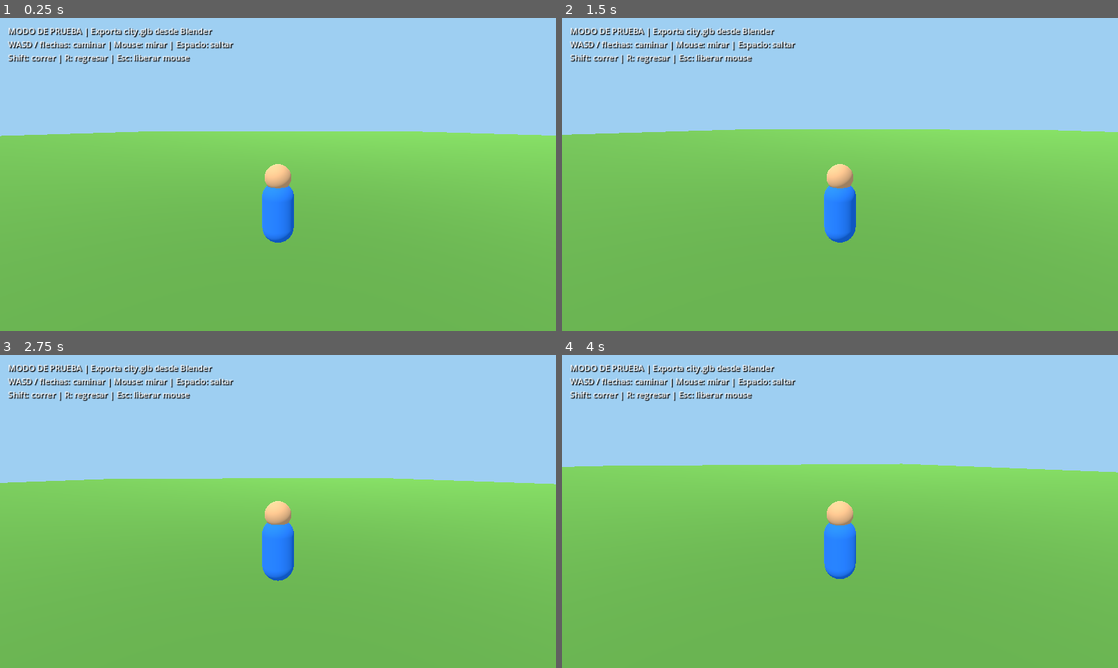
Above: before the commit, frames 1-4 (two rows, left to right).
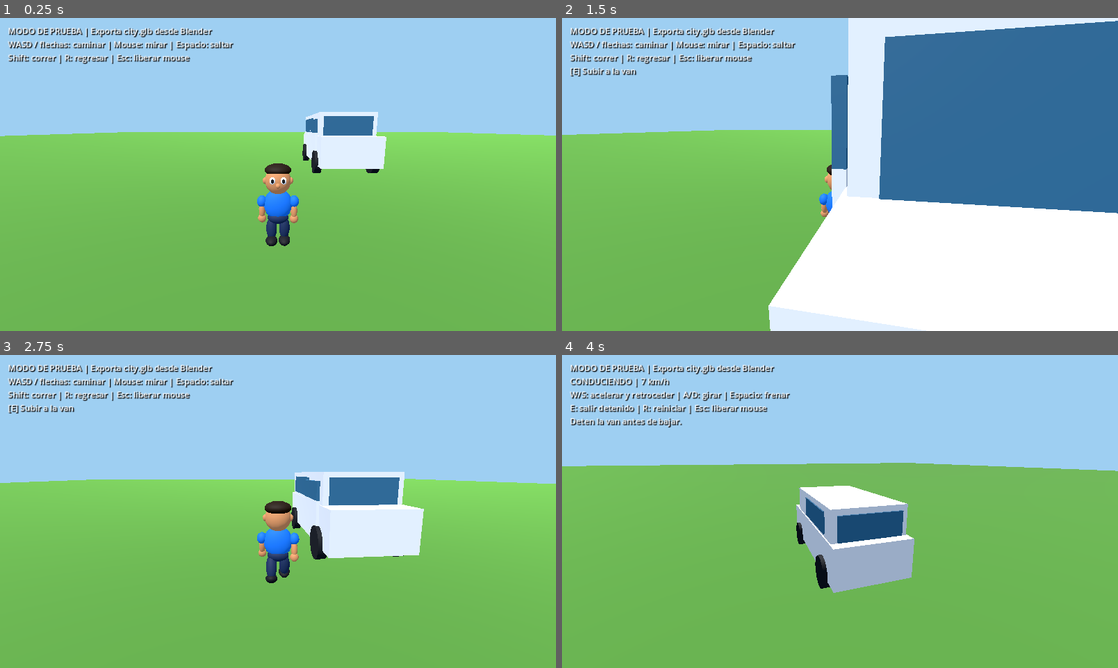
Above: after the commit, the same moments.

Repository: valdy247/mycity
Game: Godot game, scene res://main.tscn
Same seed, same stepped clock (60 frames per second), same inputs: the game is played once before the commit and once after it.
Inputs (mouse positions are in pixels of both pictures, inside the frame that each line leads up to):
- Up to frame 1 (0.25 s): no input
- Up to frame 2 (1.5 s): tap Enter at 0.5 s; move the mouse to (867, 174) at 0.52 s; hold Shift 0.53-1.28 s; hold W from 0.53 s (still down); tap E at 0.6 s; click (867, 174) at 0.67 s; tap Space at 0.77, 1.07 s; move the mouse to (812, 174) at 1.27 s; tap Shift at 1.35 s; click (812, 174) at 1.42 s
- Up to frame 3 (2.75 s): keep holding W; tap Space at 1.52, 1.82 s; tap R at 1.55, 2.1 s; move the mouse to (289, 505) at 2.02 s; hold Space from 2.03 s (still down); click (289, 505) at 2.17 s
- Up to frame 4 (4 s): keep holding W; move the mouse to (834, 517) at 2.77 s; release Space at 2.78 s; tap Space at 2.85, 3.02, 3.32, 3.77 s; click (834, 517) at 2.92 s; tap E at 3.05, 3.6 s; move the mouse to (878, 514) at 3.52 s; hold Shift from 3.53 s (still down); click (878, 514) at 3.67 s

The runs differ from the first frame. In frame 1, 3.7% of the frame differs, in the area x 0-98%, y 30-73%; in frame 2, 54%, in the area x 1-100%, y 0-100%; in frame 3, 7.0%; in frame 4, 14%.

Commit message:
Add cartoon avatar, procedural walking animation and arcade van driving

Diff:
--- a/game/main.gd
+++ b/game/main.gd
@@ -1,7 +1,7 @@
 extends Node3D
 # First playable local prototype. Static world, third-person movement.
 const CITY_PATH = "res://city.glb"
-const SPAWN = Vector3(-1.5, 1.0, 30.0)
+const SPAWN = Vector3(-2.4, 1.0, 5.5)
 var player: CharacterBody3D
 var pivot: Node3D
 var arm: SpringArm3D
@@ -10,6 +10,22 @@
 var pitch := -0.20
 var status: Label
 var city_loaded := false
+var van: CharacterBody3D
+var van_visual: Node3D
+var driver_door: Node3D
+var door_closed := 0.0
+var door_tween: Tween
+var driving := false
+var drive_speed := 0.0
+var interact_requested := false
+var reset_requested := false
+var limb_arms: Array[Node3D] = []
+var limb_legs: Array[Node3D] = []
+var step_phase := 0.0
+var player_shape: CollisionShape3D
+var van_home := Transform3D.IDENTITY
+var exit_message := ""
+var message_time := 0.0
 
 func _ready() -> void:
 	var env := Environment.new()
@@ -31,10 +47,12 @@
 		if packed != null:
 			var city := packed.instantiate()
 			add_child(city)
+			_install_city_van(city)
 			_add_world_collision(city)
 			city_loaded = true
 	if not city_loaded:
 		_make_demo_floor()
+		_make_demo_van()
 	_make_player()
 	_make_hud()
 	Input.mouse_mode = Input.MOUSE_MODE_CAPTURED
@@ -86,28 +104,10 @@
 	capsule.height = 1.6
 	col.shape = capsule
 	player.add_child(col)
+	player_shape = col
 	avatar = Node3D.new()
 	player.add_child(avatar)
-	var body := MeshInstance3D.new()
-	var body_mesh := CapsuleMesh.new()
-	body_mesh.radius = 0.32
-	body_mesh.height = 1.25
-	body.mesh = body_mesh
-	var blue := StandardMaterial3D.new()
-	blue.albedo_color = Color(0.12, 0.48, 0.93)
-	body.material_override = blue
-	body.position.y = -0.12
-	avatar.add_child(body)
-	var head := MeshInstance3D.new()
-	var sphere := SphereMesh.new()
-	sphere.radius = 0.26
-	sphere.height = 0.52
-	head.mesh = sphere
-	var skin := StandardMaterial3D.new()
-	skin.albedo_color = Color(0.92, 0.70, 0.48)
-	head.material_override = skin
-	head.position.y = 0.59
-	avatar.add_child(head)
+	_make_cartoon_avatar()
 	pivot = Node3D.new()
 	pivot.position.y = 0.65
 	player.add_child(pivot)
@@ -122,6 +122,8 @@
 	add_child(player)
 	player.position = SPAWN
 	arm.add_excluded_object(player.get_rid())
+	if van != null:
+		arm.add_excluded_object(van.get_rid())
 	cam.current = true
 	pivot.rotation = Vector3(pitch, yaw, 0)
 
@@ -134,18 +136,17 @@
 	status.add_theme_color_override("font_shadow_color", Color.BLACK)
 	status.add_theme_constant_override("shadow_offset_x", 2)
 	status.add_theme_constant_override("shadow_offset_y", 2)
-	var title := "VALDY JR TV | Explora tu ciudad"
-	if not city_loaded:
-		title = "MODO DE PRUEBA | Exporta city.glb desde Blender"
-	status.text = title + "\nWASD / flechas: caminar | Mouse: mirar | Espacio: saltar\nShift: correr | R: regresar | Esc: liberar mouse"
 	canvas.add_child(status)
+	_update_hud()
 
 func _unhandled_input(event: InputEvent) -> void:
 	if event is InputEventKey and event.pressed and not event.echo:
 		if event.keycode == KEY_ESCAPE:
 			Input.mouse_mode = Input.MOUSE_MODE_VISIBLE
 		elif event.keycode == KEY_R and player != null:
-			_reset_player()
+			reset_requested = true
+		elif event.keycode == KEY_E and Input.mouse_mode == Input.MOUSE_MODE_CAPTURED:
+			interact_requested = true
 	if event is InputEventMouseButton and event.pressed and event.button_index == MOUSE_BUTTON_LEFT:
 		Input.mouse_mode = Input.MOUSE_MODE_CAPTURED
 	if event is InputEventMouseMotion and Input.mouse_mode == Input.MOUSE_MODE_CAPTURED and pivot != null:
@@ -153,33 +154,334 @@
 		pitch = clampf(pitch - event.relative.y * 0.003, -1.05, 0.35)
 		pivot.rotation = Vector3(pitch, yaw, 0)
 
+# Reuse the exact exported van hierarchy when present.
+func _normalized_name(value: String) -> String:
+	return value.to_lower().replace(" ", "").replace("_", "").replace("|", "").replace("-", "").replace(".", "")
+
+func _find_named(node: Node, prefix: String) -> Node3D:
+	if node is Node3D and _normalized_name(String(node.name)).begins_with(prefix):
+		return node as Node3D
+	for child in node.get_children():
+		var found := _find_named(child, prefix)
+		if found != null:
+			return found
+	return null
+
+func _new_van_body(position_world: Vector3) -> CharacterBody3D:
+	var car := CharacterBody3D.new()
+	car.name = "DrivableVan"
+	car.floor_snap_length = 0.50
+	car.floor_max_angle = deg_to_rad(40.0)
+	var collision := CollisionShape3D.new()
+	var shape := BoxShape3D.new()
+	shape.size = Vector3(2.18, 2.0, 5.12)
+	collision.shape = shape
+	collision.position.y = 1.0
+	car.add_child(collision)
+	add_child(car)
+	car.global_position = position_world + Vector3.UP * 0.04
+	return car
+
+func _install_city_van(city: Node) -> void:
+	var original := _find_named(city, "vancontrol")
+	if original == null:
+		push_warning("No se encontro VAN | CONTROL en city.glb; la van no sera interactiva.")
+		return
+	var original_transform := original.global_transform
+	van = _new_van_body(original_transform.origin)
+	# Blender -Y maps to Godot +Z in our GLB export.
+	# Preserve imported transforms and mesh hierarchy, including door hinges.
+	var forward := original_transform.basis.z
+	if absf(forward.y) < 0.25 and Vector2(forward.x, forward.z).length() > 0.1:
+		van.rotation.y = atan2(forward.x, forward.z)
+	original.reparent(van, true)
+	van_visual = original
+	original.global_position = van.global_position
+	van_home = van.global_transform
+	driver_door = _find_named(original, "bisagrapuertadelantera")
+	if driver_door != null:
+		door_closed = driver_door.rotation.y
+
+func _material(color: Color) -> StandardMaterial3D:
+	var mat := StandardMaterial3D.new()
+	mat.albedo_color = color
+	mat.roughness = 0.75
+	return mat
+
+func _box(parent: Node3D, part_name: String, at: Vector3, size: Vector3, mat: StandardMaterial3D) -> MeshInstance3D:
+	var mesh := BoxMesh.new()
+	mesh.size = size
+	var instance := MeshInstance3D.new()
+	instance.name = part_name
+	instance.mesh = mesh
+	instance.material_override = mat
+	parent.add_child(instance)
+	instance.position = at
+	return instance
+
+func _sphere(parent: Node3D, part_name: String, at: Vector3, size: Vector3, mat: StandardMaterial3D) -> MeshInstance3D:
+	var mesh := SphereMesh.new()
+	mesh.radius = 0.5
+	mesh.height = 1.0
+	mesh.radial_segments = 12
+	mesh.rings = 6
+	var instance := MeshInstance3D.new()
+	instance.name = part_name
+	instance.mesh = mesh
+	instance.material_override = mat
+	parent.add_child(instance)
+	instance.position = at
+	instance.scale = size
+	return instance
+
+func _make_demo_van() -> void:
+	van = _new_van_body(Vector3.ZERO)
+	van_home = van.global_transform
+	van_visual = Node3D.new()
+	van.add_child(van_visual)
+	var white := _material(Color(0.91, 0.93, 0.96))
+	var dark := _material(Color(0.08, 0.10, 0.13))
+	var glass := _material(Color(0.17, 0.40, 0.55))
+	_box(van_visual, "Body", Vector3(0, 0.84, 0), Vector3(2.05, 1.03, 5.0), white)
+	_box(van_visual, "Cab", Vector3(0, 1.65, -0.2), Vector3(1.98, 1.0, 4.0), white)
+	_box(van_visual, "Windshield", Vector3(0, 1.69, 1.82), Vector3(1.68, 0.65, 0.05), glass)
+	_box(van_visual, "BackGlass", Vector3(0, 1.69, -2.23), Vector3(1.67, 0.63, 0.06), glass)
+	for side in [-1, 1]:
+		_box(van_visual, "Window", Vector3(side * 1.0, 1.72, -0.65), Vector3(0.06, 0.56, 2.1), glass)
+		for z in [-1.62, 1.62]:
+			var wheel_mesh := CylinderMesh.new()
+			wheel_mesh.top_radius = 0.42
+			wheel_mesh.bottom_radius = 0.42
+			wheel_mesh.height = 0.24
+			wheel_mesh.radial_segments = 16
+			var wheel := MeshInstance3D.new()
+			wheel.mesh = wheel_mesh
+			wheel.material_override = dark
+			van_visual.add_child(wheel)
+			wheel.position = Vector3(side * 1.01, 0.42, z)
+			wheel.rotation.z = PI / 2.0
+	driver_door = Node3D.new()
+	van_visual.add_child(driver_door)
+	driver_door.position = Vector3(-1.06, 0.65, 1.65)
+	_box(driver_door, "DriverDoor", Vector3(0, 0.49, -0.68), Vector3(0.08, 0.9, 1.35), white)
+	_box(driver_door, "DriverWindow", Vector3(0, 1.04, -0.68), Vector3(0.08, 0.47, 1.35), glass)
+
+func _make_cartoon_avatar() -> void:
+	var skin := _material(Color(0.84, 0.56, 0.36))
+	var shirt := _material(Color(0.08, 0.46, 0.94))
+	var jeans := _material(Color(0.10, 0.18, 0.34))
+	var shoes := _material(Color(0.09, 0.10, 0.13))
+	var hair := _material(Color(0.14, 0.085, 0.045))
+	var eye := _material(Color(0.06, 0.07, 0.10))
+	var eye_white := _material(Color(0.98, 0.98, 0.98))
+	# Capsule collision remains the same. All limbs are purely visual.
+	_sphere(avatar, "Shirt", Vector3(0, 0.05, 0), Vector3(0.58, 0.64, 0.35), shirt)
+	_sphere(avatar, "Hip", Vector3(0, -0.23, 0), Vector3(0.44, 0.25, 0.30), jeans)
+	_sphere(avatar, "Head", Vector3(0, 0.53, 0), Vector3(0.52, 0.55, 0.48), skin)
+	_sphere(avatar, "Hair", Vector3(0, 0.73, -0.045), Vector3(0.53, 0.26, 0.49), hair)
+	for side in [-1, 1]:
+		_sphere(avatar, "Ear", Vector3(side * 0.25, 0.53, 0), Vector3(0.10, 0.14, 0.11), skin)
+		_sphere(avatar, "EyeWhite", Vector3(side * 0.105, 0.57, 0.212), Vector3(0.115, 0.14, 0.075), eye_white)
+		_sphere(avatar, "Eye", Vector3(side * 0.105, 0.57, 0.245), Vector3(0.053, 0.078, 0.035), eye)
+		var shoulder := Node3D.new()
+		avatar.add_child(shoulder)
+		shoulder.position = Vector3(side * 0.32, 0.21, 0)
+		limb_arms.append(shoulder)
+		_sphere(shoulder, "Sleeve", Vector3(0, -0.10, 0), Vector3(0.20, 0.24, 0.22), shirt)
+		_sphere(shoulder, "Arm", Vector3(0, -0.30, 0), Vector3(0.13, 0.33, 0.15), skin)
+		_sphere(shoulder, "Hand", Vector3(0, -0.46, 0), Vector3(0.17, 0.18, 0.16), skin)
+		var hip := Node3D.new()
+		avatar.add_child(hip)
+		hip.position = Vector3(side * 0.13, -0.23, 0)
+		limb_legs.append(hip)
+		_sphere(hip, "Leg", Vector3(0, -0.23, 0), Vector3(0.22, 0.48, 0.23), jeans)
+		_sphere(hip, "Shoe", Vector3(0, -0.46, 0.075), Vector3(0.24, 0.18, 0.36), shoes)
+	_sphere(avatar, "Nose", Vector3(0, 0.48, 0.247), Vector3(0.09, 0.10, 0.09), skin)
+
+func _animate_avatar(delta: float, speed: float) -> void:
+	var moving := speed > 0.1 and player.is_on_floor()
+	var strength := 0.68 if speed < 6.0 else 0.95
+	if moving:
+		step_phase += delta * (6.5 + speed * 0.8)
+	for i in range(limb_legs.size()):
+		var swing := sin(step_phase + i * PI) * strength if moving else 0.0
+		if not player.is_on_floor():
+			swing = -0.25 if i == 0 else 0.35
+		limb_legs[i].rotation.x = lerpf(limb_legs[i].rotation.x, swing, minf(delta * 12.0, 1.0))
+		limb_arms[i].rotation.x = lerpf(limb_arms[i].rotation.x, -swing * 0.85, minf(delta * 12.0, 1.0))
+	avatar.position.y = lerpf(avatar.position.y, absf(sin(step_phase)) * 0.045 if moving else 0.0, minf(delta * 12.0, 1.0))
+
+func _near_van() -> bool:
+	if van == null or player == null:
+		return false
+	var local := van.to_local(player.global_position)
+	return absf(local.x) < 3.4 and absf(local.z) < 4.1 and absf(local.y) < 2.5
+
+func _door_cycle() -> void:
+	if driver_door == null:
+		return
+	if door_tween != null and door_tween.is_valid():
+		door_tween.kill()
+	driver_door.rotation.y = door_closed
+	door_tween = create_tween()
+	door_tween.tween_property(driver_door, "rotation:y", door_closed - 1.0, 0.24)
+	door_tween.tween_interval(0.18)
+	door_tween.tween_property(driver_door, "rotation:y", door_closed, 0.28)
+
+func _enter_van() -> void:
+	if not _near_van():
+		return
+	driving = true
+	drive_speed = 0.0
+	player.velocity = Vector3.ZERO
+	avatar.hide()
+	player_shape.set_deferred("disabled", true)
+	_door_cycle()
+	pivot.reparent(van, false)
+	pivot.position = Vector3(0, 1.55, 0)
+	yaw = PI
+	pitch = -0.24
+	pivot.rotation = Vector3(pitch, yaw, 0)
+	arm.spring_length = 7.5
+
+func _safe_exit() -> bool:
+	# Test both sides against ground and physical world, including the road.
+	var space := get_world_3d().direct_space_state
+	for side in [-1.0, 1.0]:
+		var side_point := van.to_global(Vector3(side * 1.95, 0, 0.9))
+		var ray := PhysicsRayQueryParameters3D.create(side_point + Vector3.UP * 3.0, side_point - Vector3.UP * 3.0)
+		ray.exclude = [van.get_rid(), player.get_rid()]
+		var hit := space.intersect_ray(ray)
+		if hit.is_empty():
+			continue
+		if hit.normal.y < 0.65:
+			continue
+		var destination: Vector3 = hit.position + Vector3.UP * 0.86
+		var query := PhysicsShapeQueryParameters3D.new()
+		query.shape = player_shape.shape
+		query.transform = Transform3D(Basis.IDENTITY, destination)
+		query.exclude = [player.get_rid(), van.get_rid()]
+		if not space.intersect_shape(query, 1).is_empty():
+			continue
+		_finish_exit(destination)
+		return true
+	return false
+
+func _finish_exit(destination: Vector3) -> void:
+	driving = false
+	drive_speed = 0.0
+	van.velocity = Vector3.ZERO
+	_door_cycle()
+	player.global_position = destination
+	player.velocity = Vector3.ZERO
+	avatar.show()
+	player_shape.set_deferred("disabled", false)
+	pivot.reparent(player, false)
+	pivot.position = Vector3(0, 0.65, 0)
+	yaw = van.rotation.y + PI
+	pitch = -0.20
+	pivot.rotation = Vector3(pitch, yaw, 0)
+	arm.spring_length = 4.5
+
 func _reset_player() -> void:
+	if driving and van != null:
+		van.global_transform = van_home
+		van.velocity = Vector3.ZERO
+		_finish_exit(SPAWN)
 	player.global_position = SPAWN
 	player.velocity = Vector3.ZERO
+
+func _read_controls() -> Vector2:
+	var movement := Vector2.ZERO
+	if Input.mouse_mode != Input.MOUSE_MODE_CAPTURED:
+		return movement
+	if Input.is_physical_key_pressed(KEY_W) or Input.is_key_pressed(KEY_UP):
+		movement.y -= 1
+	if Input.is_physical_key_pressed(KEY_S) or Input.is_key_pressed(KEY_DOWN):
+		movement.y += 1
+	if Input.is_physical_key_pressed(KEY_A) or Input.is_key_pressed(KEY_LEFT):
+		movement.x -= 1
+	if Input.is_physical_key_pressed(KEY_D) or Input.is_key_pressed(KEY_RIGHT):
+		movement.x += 1
+	return movement
+
+func _drive(delta: float, movement: Vector2) -> void:
+	var target := -movement.y * (13.0 if movement.y <= 0 else 4.0)
+	var brake := Input.is_physical_key_pressed(KEY_SPACE) or Input.mouse_mode != Input.MOUSE_MODE_CAPTURED
+	if brake:
+		target = 0.0
+	drive_speed = move_toward(drive_speed, target, delta * (14.0 if brake else 5.0))
+	if absf(drive_speed) > 0.15:
+		van.rotation.y -= movement.x * signf(drive_speed) * delta * 1.35 * minf(absf(drive_speed) / 3.0, 1.0)
+	var forward := van.global_transform.basis.z.normalized()
+	van.velocity.x = forward.x * drive_speed
+	van.velocity.z = forward.z * drive_speed
+	if not van.is_on_floor():
+		van.velocity.y -= 18.0 * delta
+	van.move_and_slide()
+	if van.is_on_wall():
+		drive_speed *= 0.35
+	if van.global_position.y < -8.0 or absf(van.global_position.x) > 79.0 or absf(van.global_position.z) > 109.0:
+		van.global_transform = van_home
+		van.velocity = Vector3.ZERO
+		drive_speed = 0.0
+
+func _update_hud() -> void:
+	if status == null:
+		return
+	var title := "VALDY JR TV | Explora tu ciudad"
+	if not city_loaded:
+		title = "MODO DE PRUEBA | Exporta city.glb desde Blender"
+	if driving:
+		status.text = title + "\nCONDUCIENDO | %d km/h" % roundi(absf(drive_speed) * 3.6)
+		status.text += "\nW/S: acelerar y retroceder | A/D: girar | Espacio: frenar\nE: salir detenido | R: reiniciar | Esc: liberar mouse"
+	else:
+		status.text = title + "\nWASD / flechas: caminar | Mouse: mirar | Espacio: saltar\nShift: correr | R: regresar | Esc: liberar mouse"
+		if _near_van():
+			status.text += "\n[E] Subir a la van"
+		elif van == null:
+			status.text += "\nVan no encontrada en la exportacion."
+	if message_time > 0.0:
+		status.text += "\n" + exit_message
 
 func _physics_process(delta: float) -> void:
 	if player == null:
 		return
-	var input := Vector2.ZERO
-	if Input.mouse_mode == Input.MOUSE_MODE_CAPTURED:
-		if Input.is_physical_key_pressed(KEY_W) or Input.is_key_pressed(KEY_UP):
-			input.y -= 1
-		if Input.is_physical_key_pressed(KEY_S) or Input.is_key_pressed(KEY_DOWN):
-			input.y += 1
-		if Input.is_physical_key_pressed(KEY_A) or Input.is_key_pressed(KEY_LEFT):
-			input.x -= 1
-		if Input.is_physical_key_pressed(KEY_D) or Input.is_key_pressed(KEY_RIGHT):
-			input.x += 1
-	var direction := Vector3(input.x, 0, input.y).normalized().rotated(Vector3.UP, yaw)
-	var speed := 8.0 if Input.is_physical_key_pressed(KEY_SHIFT) else 4.5
-	player.velocity.x = direction.x * speed
-	player.velocity.z = direction.z * speed
-	if direction.length_squared() > 0.01:
-		avatar.rotation.y = atan2(direction.x, direction.z)
-	if not player.is_on_floor():
-		player.velocity.y -= 18.0 * delta
-	elif Input.mouse_mode == Input.MOUSE_MODE_CAPTURED and Input.is_physical_key_pressed(KEY_SPACE):
-		player.velocity.y = 5.5
-	player.move_and_slide()
-	if player.global_position.y < -15 or absf(player.global_position.x) > 90 or absf(player.global_position.z) > 120:
+	if reset_requested:
+		reset_requested = false
 		_reset_player()
+	if interact_requested:
+		interact_requested = false
+		if driving:
+			if absf(drive_speed) > 0.7:
+				exit_message = "Deten la van antes de bajar."
+				message_time = 2.0
+			elif not _safe_exit():
+				exit_message = "No hay espacio para salir. Mueve la van."
+				message_time = 2.0
+		elif _near_van():
+			_enter_van()
+	var movement := _read_controls()
+	if driving:
+		_drive(delta, movement)
+	else:
+		var direction := Vector3(movement.x, 0, movement.y).normalized().rotated(Vector3.UP, yaw)
+		var speed := 8.0 if Input.is_physical_key_pressed(KEY_SHIFT) else 4.5
+		player.velocity.x = direction.x * speed
+		player.velocity.z = direction.z * speed
+		if direction.length_squared() > 0.01:
+			avatar.rotation.y = lerp_angle(avatar.rotation.y, atan2(direction.x, direction.z), minf(delta * 13.0, 1.0))
+		if not player.is_on_floor():
+			player.velocity.y -= 18.0 * delta
+		elif Input.mouse_mode == Input.MOUSE_MODE_CAPTURED and Input.is_physical_key_pressed(KEY_SPACE):
+			player.velocity.y = 5.5
+		player.move_and_slide()
+		_animate_avatar(delta, Vector2(player.velocity.x, player.velocity.z).length())
+		if player.global_position.y < -15 or absf(player.global_position.x) > 90 or absf(player.global_position.z) > 120:
+			_reset_player()
+		# Keep the stationary van supported by the terrain without moving it horizontally.
+		if van != null and not van.is_on_floor():
+			van.velocity = Vector3(0, van.velocity.y - 18.0 * delta, 0)
+			van.move_and_slide()
+	message_time = maxf(0.0, message_time - delta)
+	_update_hud()
